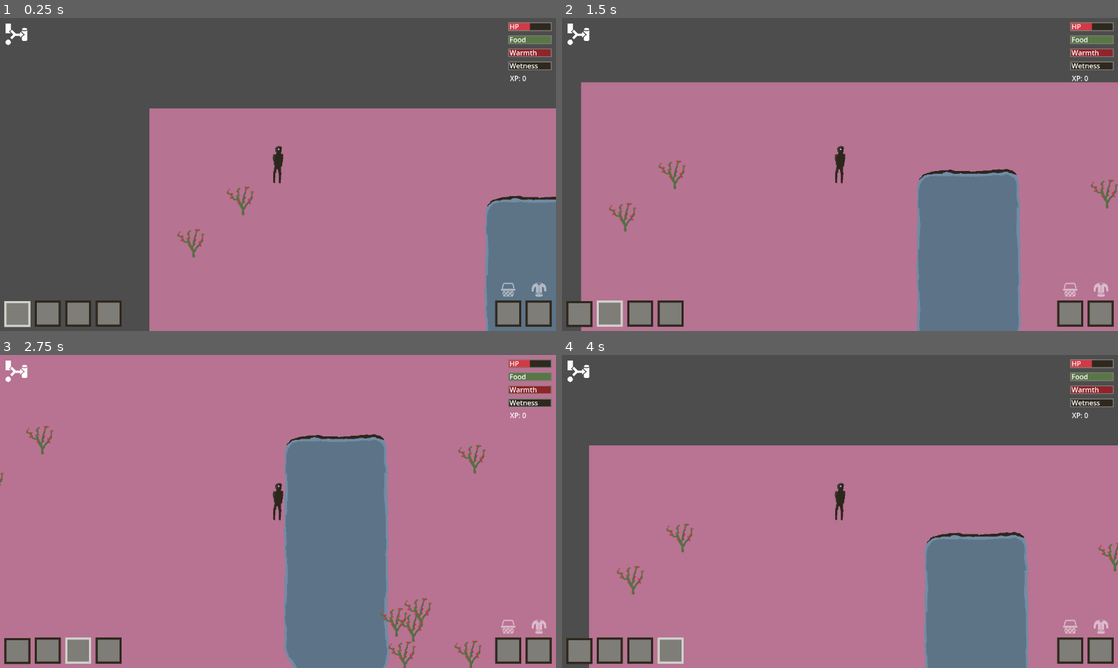
Above: before the commit, frames 1-4 (two rows, left to right).
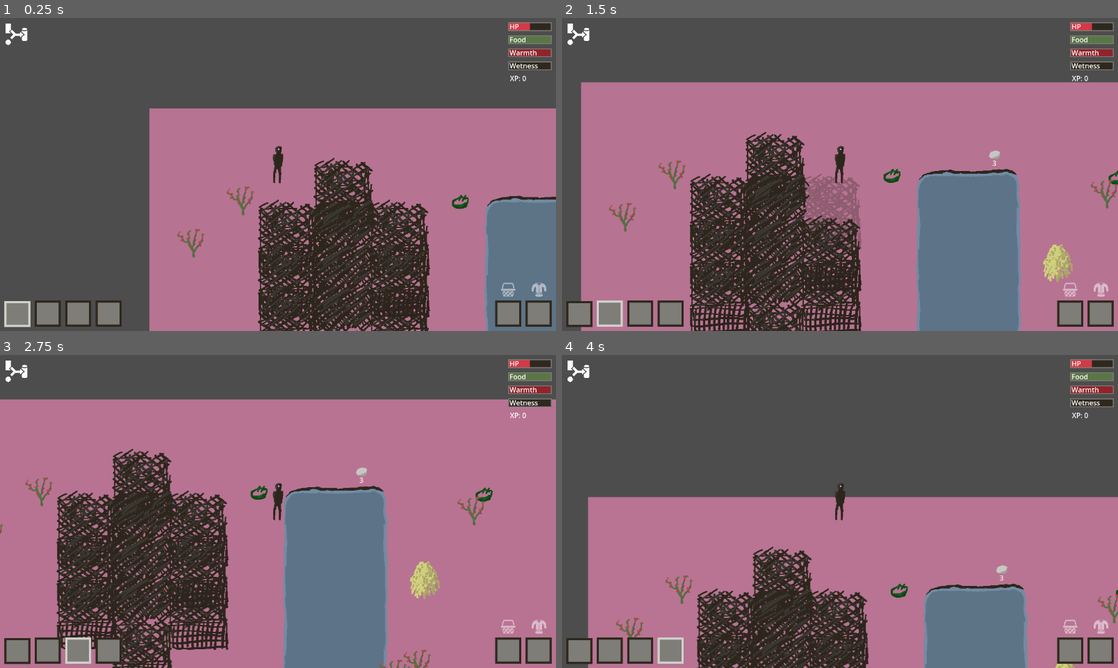
Above: after the commit, the same moments.

Repository: Zarkonnen/Moravec3
Game: Godot game, scene res://level1.tscn
The game is run twice, just before and just after one commit, with the same random seed, the same clock (stepped at 60 frames per second) and the same inputs.
Inputs (mouse positions are in pixels of both pictures, inside the frame that each line leads up to):
- Up to frame 1 (0.25 s): no input
- Up to frame 2 (1.5 s): tap Enter at 0.5 s; move the mouse to (578, 315) at 0.52 s; hold Right (east) 0.53-1.28 s; hold Shift (split) 0.53-1.28 s; click (578, 315) at 0.67 s; move the mouse to (612, 312) at 1.27 s; hold Down (south) from 1.28 s (still down); tap E (use) at 1.35 s; click (612, 312) at 1.42 s
- Up to frame 3 (2.75 s): move the mouse to (77, 649) at 2.02 s; release Down (south) at 2.03 s; hold Right (east) from 2.03 s (still down); hold Shift (split) from 2.03 s (still down); click (77, 649) at 2.17 s
- Up to frame 4 (4 s): tap Space at 2.75 s; move the mouse to (673, 649) at 2.77 s; release Right (east) at 2.78 s; release Shift (split) at 2.78 s; hold Up (north) 2.78-3.53 s; tap E (use) at 2.85 s; click (673, 649) at 2.92 s; move the mouse to (1067, 649) at 3.52 s; hold A (west) from 3.53 s (still down); hold Shift (split) from 3.53 s (still down); click (1067, 649) at 3.67 s

The runs differ from the first frame. In frame 1, 13% of the frame differs, in the area x 46-85%, y 44-100%; in frame 2, 15%; in frame 3, 34%, in the area x 0-100%, y 0-100%; in frame 4, 28%.

Commit message:
Fixed navigation.

Diff:
--- a/GridManager.gd
+++ b/GridManager.gd
@@ -191,6 +191,7 @@
 				enclosures.append(newEnc)
 				_updateCeilings(newEnc)
 				_updateInsulation(newEnc)
+	updateNavigation()
 
 func wallRemoved(x, y):
 	nav.set_point_disabled(g(x, y).id, not g(x, y).traversable())
@@ -223,6 +224,7 @@
 					enc.tiles = fill
 					encs.append(enc)
 					_updateCeilings(enc)
+	updateNavigation()
 
 
 func ceilingAdded(x, y):
--- a/WorldGen.gd
+++ b/WorldGen.gd
@@ -20,9 +20,9 @@
 	grid.updateTileMap()
 
 	# Clear test items
-	for item in get_tree().get_nodes_in_group("Items"):
-		item.unregister()
-		item.queue_free()
+#	for item in get_tree().get_nodes_in_group("Items"):
+#		item.unregister()
+#		item.queue_free()
 
 	for isr in ItemSpawnRegion.types:
 		for n in range(isr.quantity):
@@ -35,3 +35,5 @@
 				if not grid.tileAt(ix, iy) or not grid.tileAt(ix, iy).traversable():
 					continue
 				%DropItem.createItem(isr.type, Vector2(ix, iy), isr.type.durability)
+
+	grid.updateNavigation()
